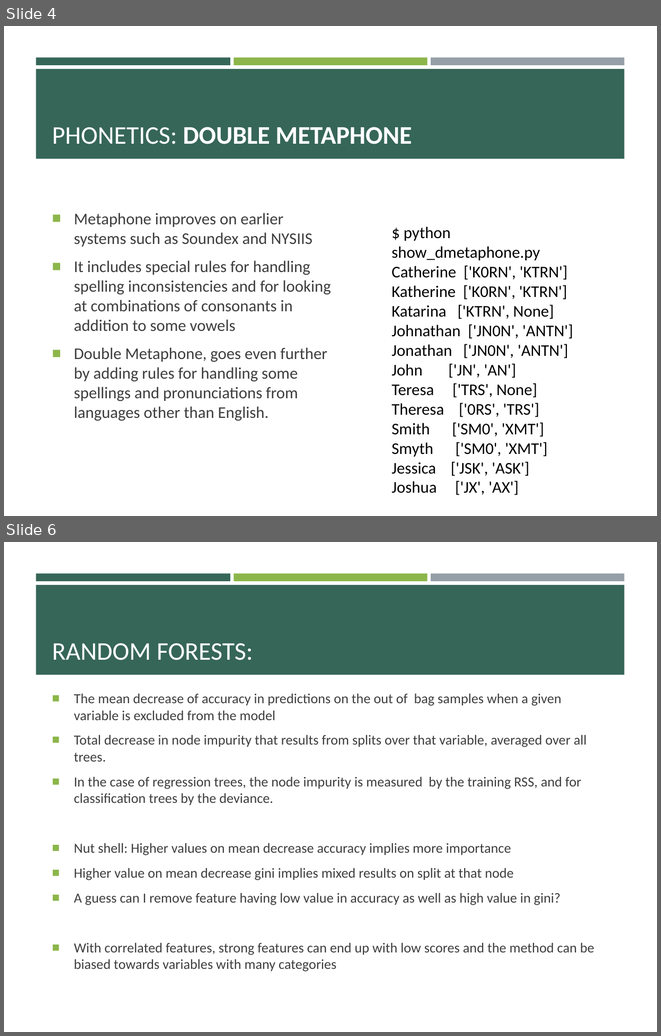
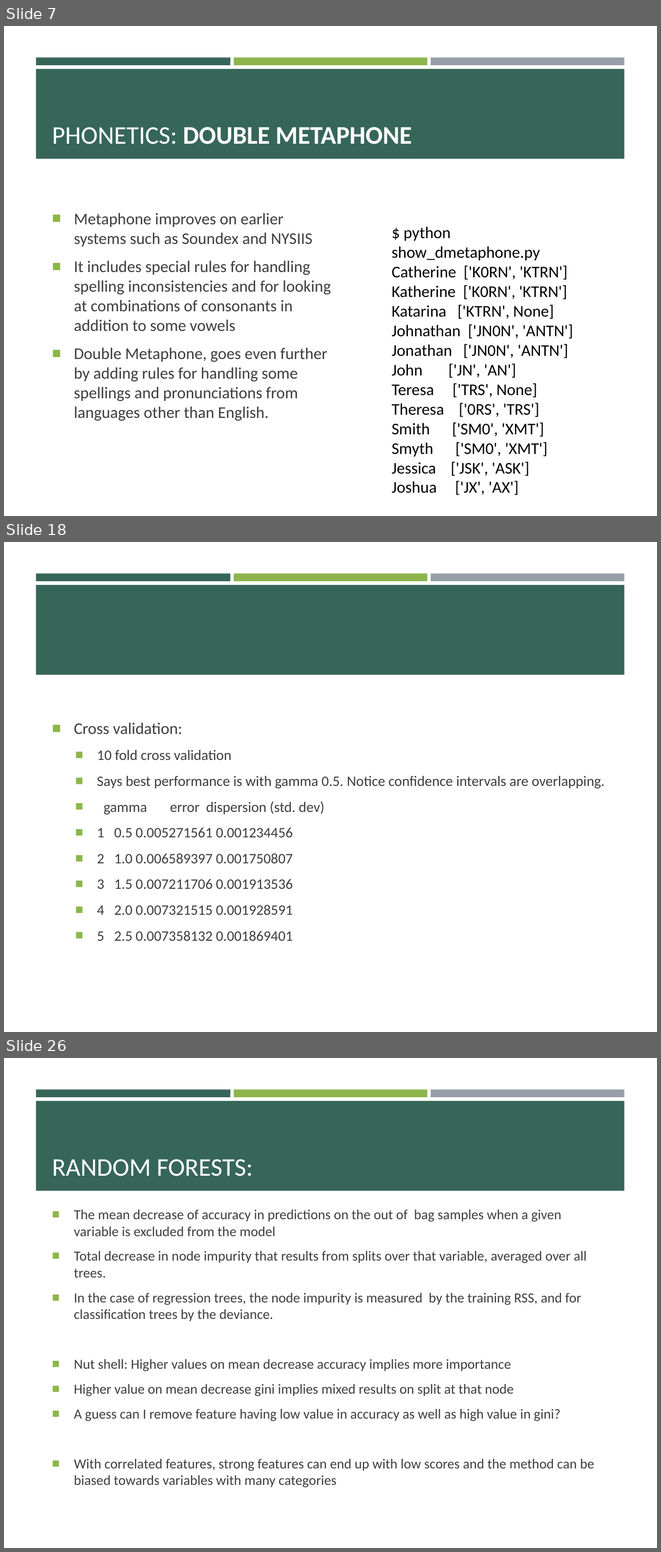
Before and after one commit to pulkitjain1004/autoRL, a slide deck: Record_Linkage.pptx. Shown one above the other, each under a label of ours: slides 4 and 6 before the commit, slides 7, 18 and 26 after it; the slides between them are not shown. The pictures are 661x1036 and 661x1552 pixels, drawn with LibreOffice and Linux fonts; fonts in the diff are those of the drawing. Boxes give left, top, right and bottom in pixels: in the first picture for what was removed or moved away, otherwise in the second. Text is boxed around its words. In the diff, an @@ line names an element or a change of style, - is before the commit and + after.

```diff
--- a/Record_Linkage.pptx
+++ b/Record_Linkage.pptx
@@ slide 18 added at [4, 542, 657, 1032], background #FFFFFF; not listed: 4 template elements that a slide beside it also shows @@
@@ text added at [74, 722, 605, 941], 16 pt, text #3D3D3D @@
+■ Cross validation:
+  ■ 10 fold cross validation
+  ■ Says best performance is with gamma 0.5. Notice confidence intervals are overlapping.
+  ■ gamma error dispersion (std. dev)
+  ■ 1 0.5 0.005271561 0.001234456
+  ■ 2 1.0 0.006589397 0.001750807
+  ■ 3 1.5 0.007211706 0.001913536
+  ■ 4 2.0 0.007321515 0.001928591
+  ■ 5 2.5 0.007358132 0.001869401
@@ what was slide 4 is now slide 7 @@
@@ what was slide 6 is now slide 26 @@
```
Also in this commit, not shown: 1 slide changed, 21 other slides added, 1 slide removed.
